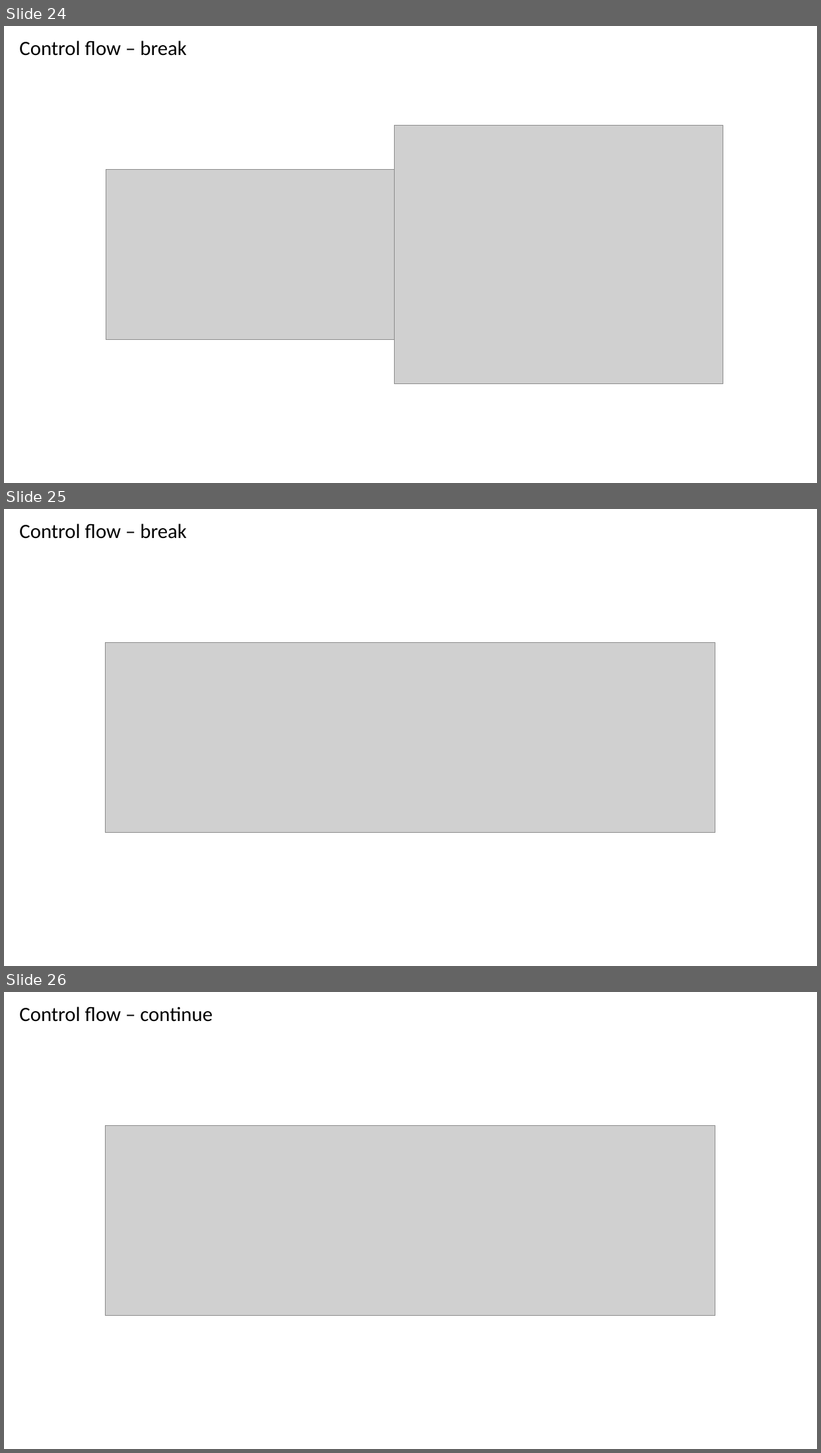
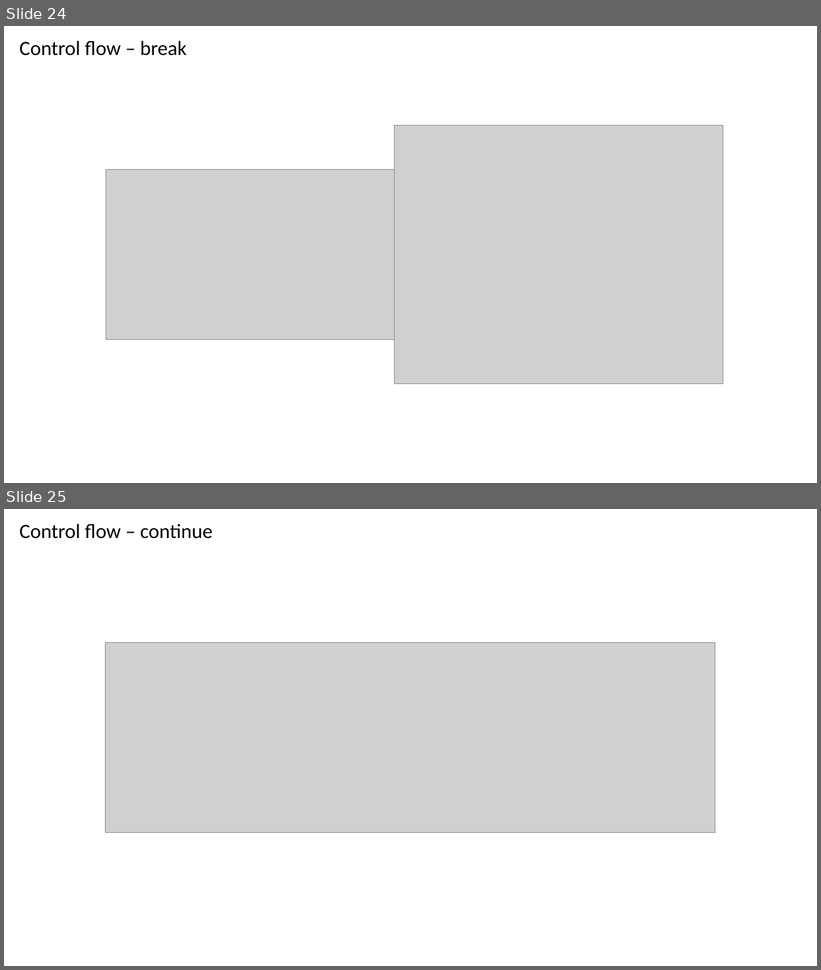
Before and after one commit to np-crick/matlab-intro, a slide deck: Presentation/MATLAB Programming.pptm. Shown one above the other, each under a label of ours: slides 24, 25 and 26 before the commit, slides 24 and 25 after it. The pictures are 821x1453 and 821x970 pixels, drawn with LibreOffice and Linux fonts; fonts in the diff are those of the drawing; grey boxes stand for pictures. Boxes give left, top, right and bottom in pixels: in the first picture for what was removed or moved away, otherwise in the second. Text is boxed around its words. In the diff, an @@ line names an element or a change of style, - is before the commit and + after.

```diff
--- a/Presentation/MATLAB Programming.pptm
+++ b/Presentation/MATLAB Programming.pptm
@@ slide 25 removed at (x1=4, y1=509, x2=817, y2=966), background #FFFFFF @@
@@ text removed at (x1=19, y1=524, x2=187, y2=539) @@
-Control flow – break
@@ picture removed at (x1=106, y1=642, x2=716, y2=833) @@
@@ what was slide 26 is now slide 25 @@
```
Also in this commit, not shown: 1 slide changed, 1 other file.
